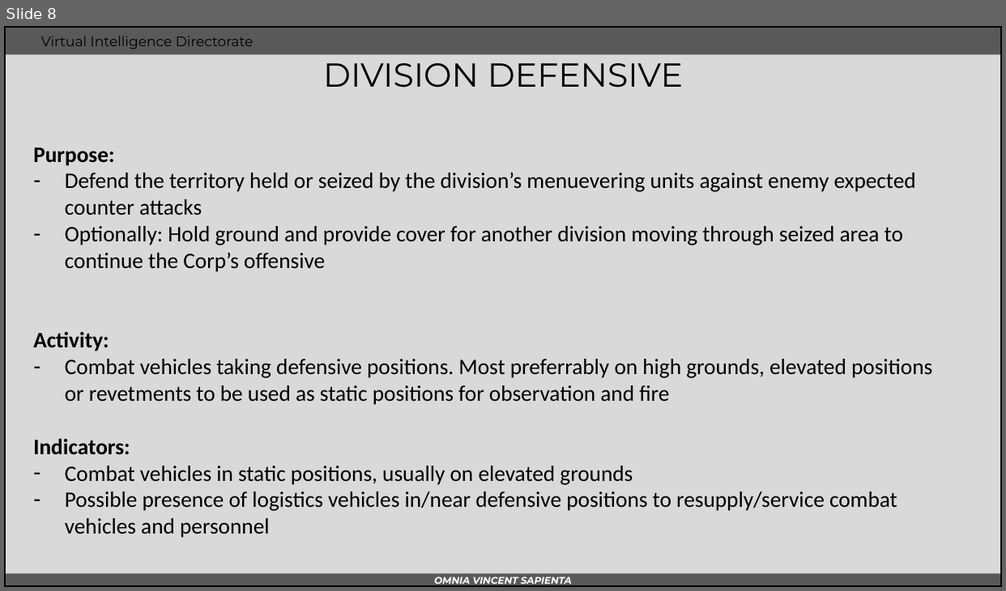
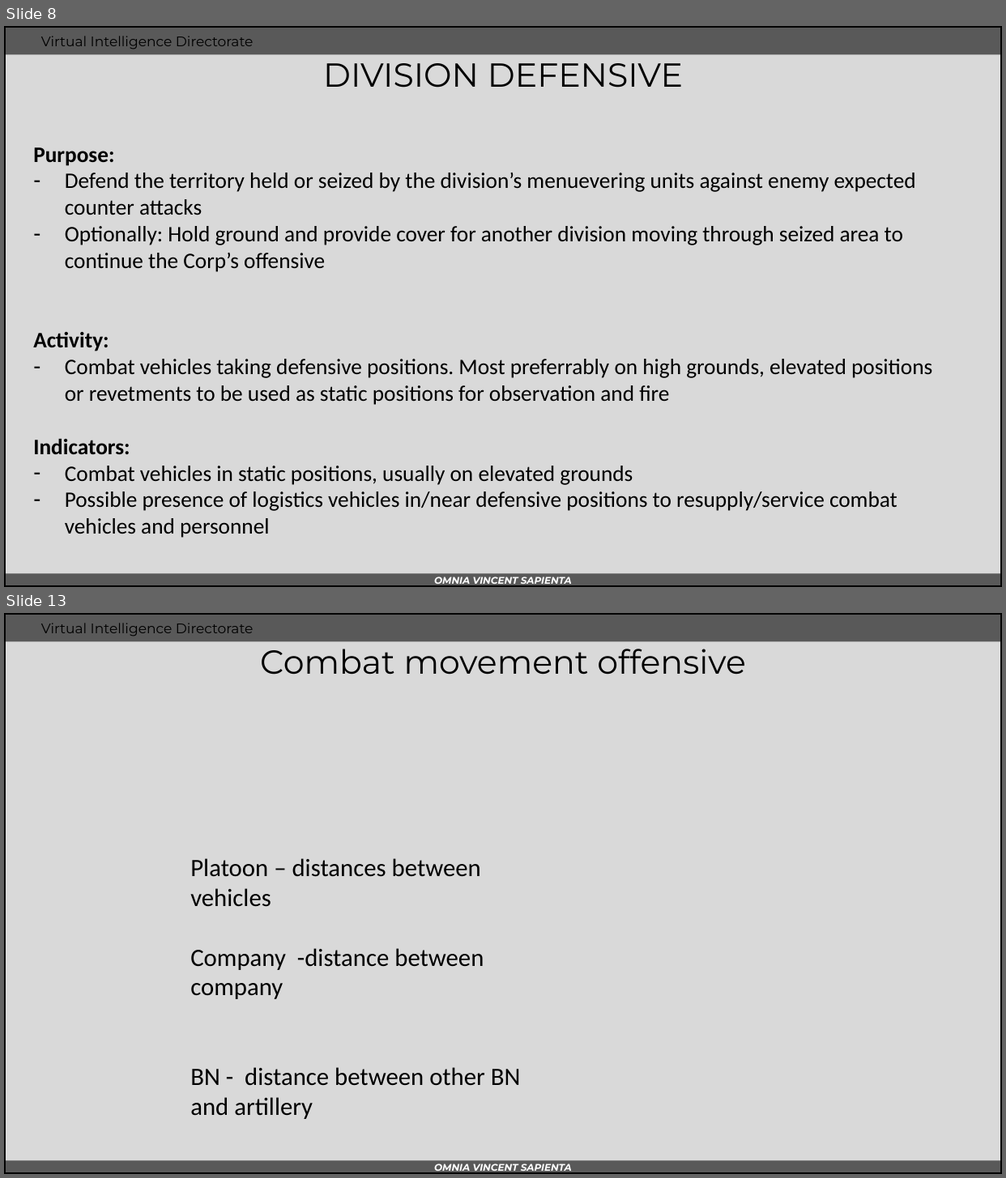
Before and after one commit to 132nd-vWing/OPAR-Brief, a slide deck: UNDER DEVELOPMENT/OPAR Version 2/VID/INTREP VID OPAR-003 - Syrian ground combat tactics.pptx. Shown one above the other, each under a label of ours: slide 8 before the commit, slides 8 and 13 after it; the slides between them are not shown. The pictures are 1006x591 and 1006x1178 pixels, drawn with LibreOffice and Linux fonts; fonts in the diff are those of the drawing; background and template pictures are left out. Boxes give left, top, right and bottom in pixels: in the first picture for what was removed or moved away, otherwise in the second. Text is boxed around its words. In the diff, an @@ line names an element or a change of style, - is before the commit and + after.

```diff
--- a/UNDER DEVELOPMENT/OPAR Version 2/VID/INTREP VID OPAR-003 - Syrian ground combat tactics.pptx
+++ b/UNDER DEVELOPMENT/OPAR Version 2/VID/INTREP VID OPAR-003 - Syrian ground combat tactics.pptx
@@ slide 13 added at bbox=[4, 613, 1002, 1174], background #D9D9D9; not listed: 5 template elements that a slide beside it also shows @@
@@ title added at bbox=[260, 641, 746, 675], 24 pt, text #000000 @@
+Combat movement offensive
@@ text added at bbox=[190, 858, 521, 1119], 18 pt, text #000000 @@
+Platoon – distances between vehicles
+Company -distance between company
+BN - distance between other BN and artillery
```
Also in this commit, not shown: 3 slides changed, 3 other slides added, 10 other files.
